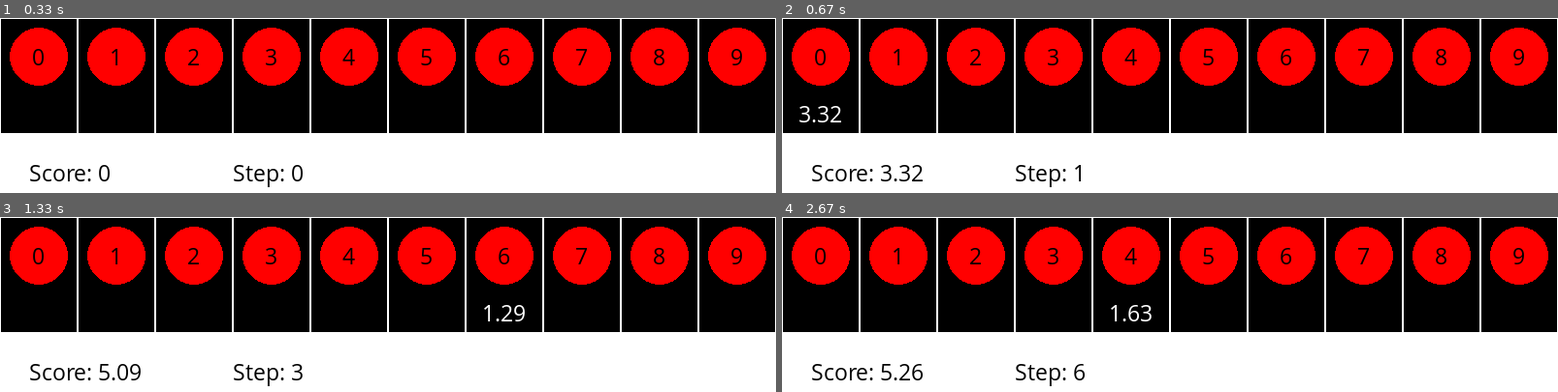
Above: before the commit, frames 1-4 (two rows, left to right).
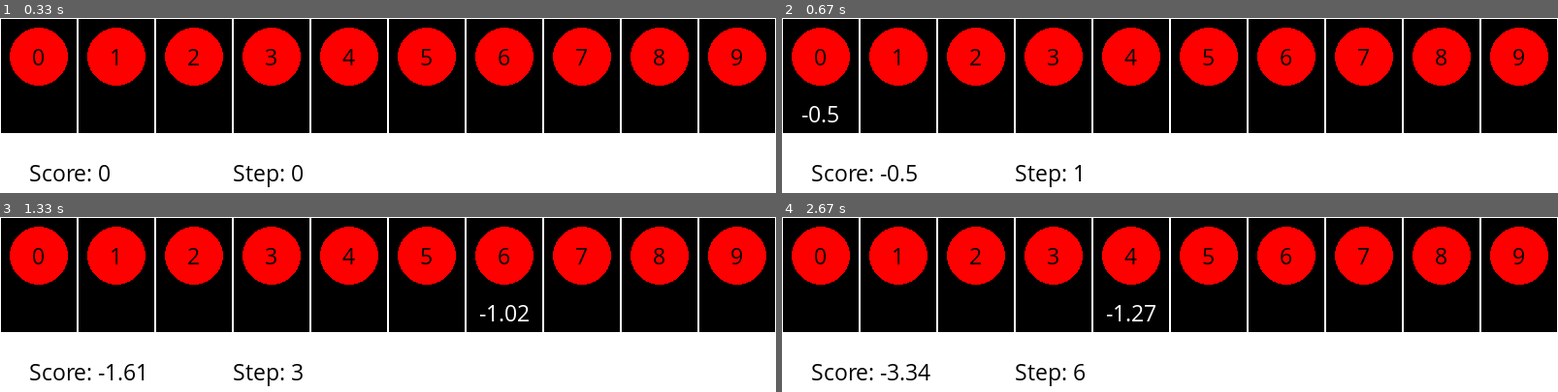
Above: after the commit, the same moments.

Repository: fiquinho/simple_rl_environments
Game: pygame game, started from k_armed_bandits/pygame_visualization.py
Same seed, same stepped clock (60 frames per second), same inputs: the game is played once before the commit and once after it.
Inputs (mouse positions are in pixels of both pictures, inside the frame that each line leads up to):
- Up to frame 1 (0.33 s): no input
- Up to frame 2 (0.67 s): click (820, 56) at 0.38 s
- Up to frame 3 (1.33 s): click (116, 255) at 0.72 s; click (504, 246) at 1.05 s
- Up to frame 4 (2.67 s): click (968, 241) at 1.38 s; click (1185, 248) at 1.72 s; click (1146, 280) at 2.55 s

Frame 1 is identical in both runs. In frame 2, 0.5% of the frame differs, in the area x 2-19%, y 50-94%; in frame 3, 0.6%; in frame 4, 0.6%, in the area x 12-49%, y 50-94%.

Commit message:
Added seed for random generation management

Diff:
--- a/k_armed_bandits/bandits.py
+++ b/k_armed_bandits/bandits.py
@@ -1,15 +1,8 @@
 from abc import ABC, abstractmethod
 from dataclasses import dataclass
-from typing import List, Tuple, TypeVar
-from typing_extensions import Protocol
+from typing import List, Tuple, TypeVar, Optional
 
 import numpy as np
-
-
-class ConfigProtocol(Protocol):
-    """Protocol for all bandits configurations"""
-    num_bandits: int
-    max_steps: int
 
 
 @dataclass
@@ -17,16 +10,21 @@
     """Base configuration for all bandit environments"""
     num_bandits: int = 10               # Number of possible actions
     max_steps: int = 1000               # The length of an episode
+    seed: Optional[int] = None          # Set random state
+
+
+BaseConfigType = TypeVar("BaseConfigType", bound=BanditsConfig)
 
 
 @dataclass
 class FixedBanditsConfig(BanditsConfig):
-    reward_value: int = 10              # The yielded reward from a bandit
+    hit_reward_value: int = 10          # The winning reward for all bandits
+    miss_reward_value: int = -1         # The losing reward for all bandits
 
 
 @dataclass
 class GaussianBanditsConfig(BanditsConfig):
-    global_reward_mean: float = 0.      # The mean reward fro all bandits
+    global_reward_mean: float = 0.      # The mean reward for all bandits
     global_reward_sigma: float = 1.     # The deviations of the mean reward for all bandits
     reward_sigma: float = 1.            # The deviations of the reward on each action
 
@@ -34,15 +32,16 @@
 class Bandits(ABC):
     """Base class for all bandit environments"""
 
-    def __init__(self, config: ConfigProtocol):
+    def __init__(self, config: BaseConfigType):
         self.config = config
         self.step_num = 0
+        self.rng = np.random.default_rng(self.config.seed)
 
     @property
-    def num_bandits(self):
+    def num_bandits(self) -> int:
         return self.config.num_bandits
 
-    def reset(self):
+    def reset(self) -> None:
         # Reset the environment to start a new episode
         self.step_num = 0
 
@@ -74,15 +73,15 @@
 
     def __init__(self, config: FixedBanditsConfig):
         super().__init__(config)
-        self.probabilities = np.random.uniform(0.001, 1, self.num_bandits)
+        self.probabilities = self.rng.uniform(0.001, 1, self.num_bandits)
 
     def get_reward(self, action: int) -> float:
         """Get reward from bandit #{action}"""
-        action_roll = np.random.uniform(0.001, 1)
+        action_roll = self.rng.uniform(0.001, 1)
         if action_roll >= self.probabilities[action]:
-            return self.config.reward_value
+            return self.config.hit_reward_value
         else:
-            return 0.
+            return self.config.miss_reward_value
 
 
 class GaussianValueBandits(Bandits):
@@ -96,14 +95,14 @@
 
     def __init__(self, config: GaussianBanditsConfig):
         super().__init__(config)
-        self.rewards = np.random.normal(loc=self.config.global_reward_mean,
-                                        scale=self.config.global_reward_sigma,
-                                        size=self.num_bandits)
+        self.rewards = self.rng.normal(loc=self.config.global_reward_mean,
+                                       scale=self.config.global_reward_sigma,
+                                       size=self.num_bandits)
 
     def get_reward(self, action: int) -> float:
         """Get reward from bandit #{action}"""
-        reward = np.random.normal(loc=self.rewards[action],
-                                  scale=self.config.reward_sigma)
+        reward = self.rng.normal(loc=self.rewards[action],
+                                 scale=self.config.reward_sigma)
         return reward
 
 
--- a/k_armed_bandits/pygame_visualization.py
+++ b/k_armed_bandits/pygame_visualization.py
@@ -194,11 +194,11 @@
     bandits_type = "gaussian_values"
 
     if bandits_type == "fixed_values":
-        f_bandits = FixedValueBandits(FixedBanditsConfig(max_steps=20))
+        f_bandits = FixedValueBandits(FixedBanditsConfig(max_steps=20, seed=0))
         ge = GameEngine(f_bandits)
         ge.run()
     elif bandits_type == "gaussian_values":
-        g_bandits = GaussianValueBandits(GaussianBanditsConfig(max_steps=20))
+        g_bandits = GaussianValueBandits(GaussianBanditsConfig(max_steps=20, seed=0))
         ge = GameEngine(g_bandits)
         ge.run()
     else:
Not shown, changed: .gitignore
